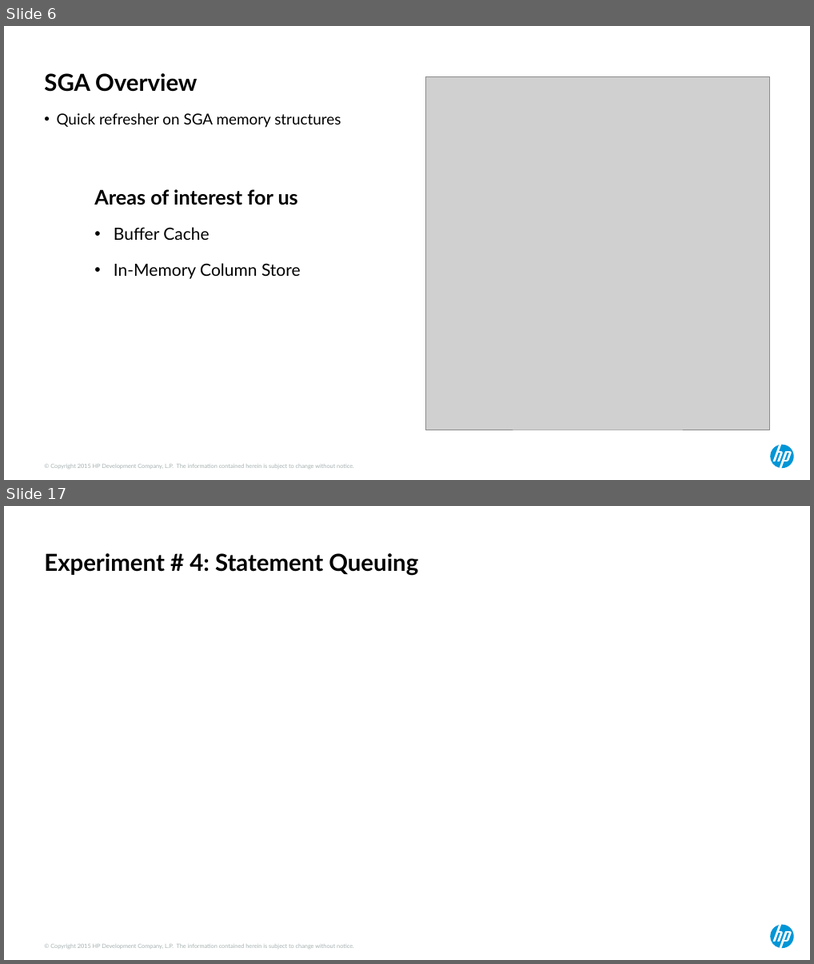
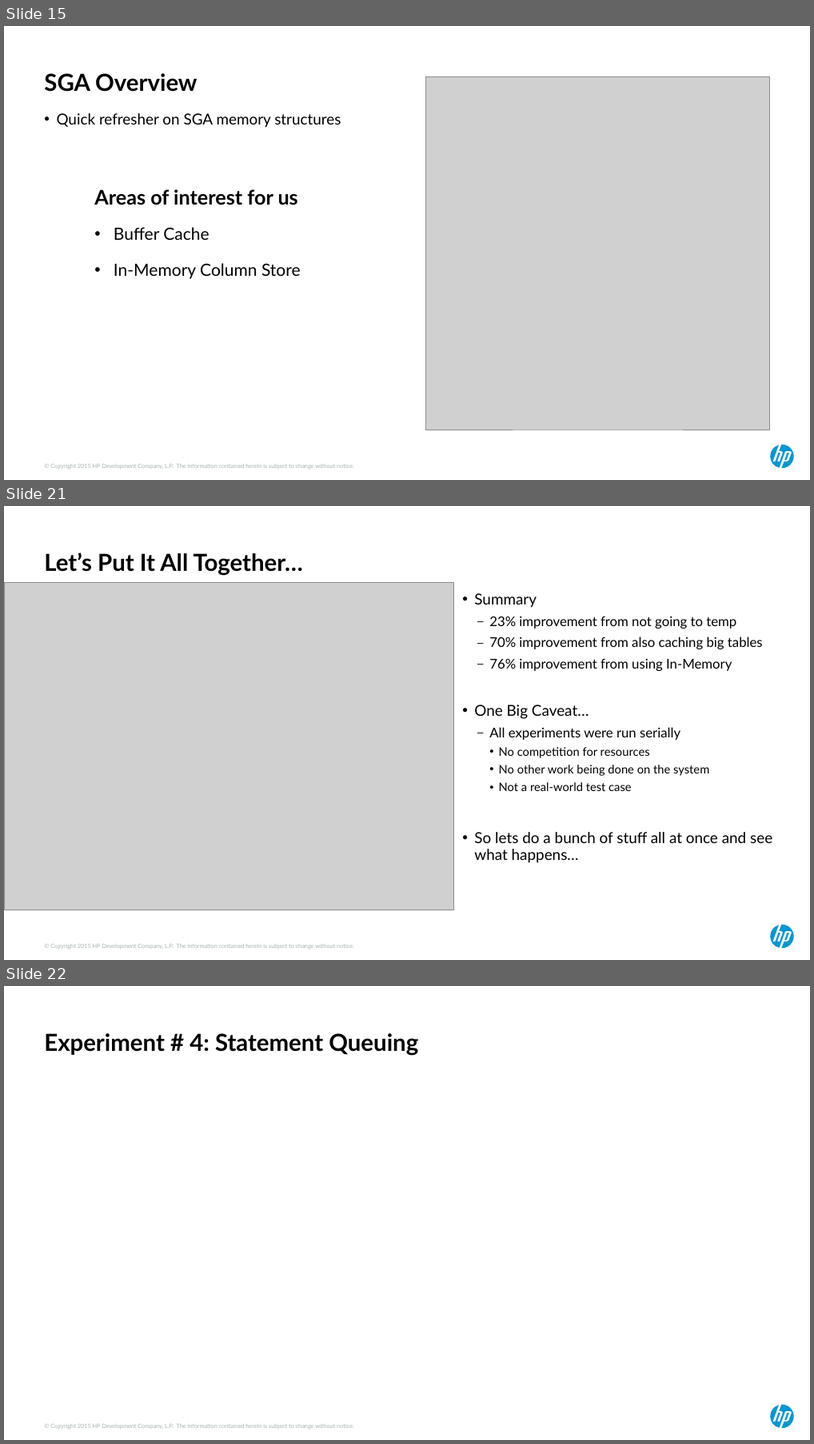
Before and after one commit to ndesilets/Group-13-HP-Big-Data-Analytics, a slide deck: Power Point Files/hotsos_2017 (kirbys inputs).pptx. Shown one above the other, each under a label of ours: slides 6 and 17 before the commit, slides 15, 21 and 22 after it; the slides between them are not shown. The pictures are 814x964 and 814x1444 pixels, drawn with LibreOffice and Linux fonts; fonts in the diff are those of the drawing; grey boxes stand for pictures. Boxes give left, top, right and bottom in pixels: in the first picture for what was removed or moved away, otherwise in the second. Text is boxed around its words. In the diff, an @@ line names an element or a change of style, - is before the commit and + after.

```diff
--- a/Power Point Files/hotsos_2017 (kirbys inputs).pptx
+++ b/Power Point Files/hotsos_2017 (kirbys inputs).pptx
@@ slide 21 added at [4,506,810,960], background #FFFFFF; not listed: 2 template elements that a slide beside it also shows @@
@@ title added at [44,552,303,576], 28 pt, text #000000, bold @@
+Let’s Put It All Together…
@@ picture added at [4,583,454,909] @@
@@ text added at [474,593,773,863], 16 pt, text #000000 @@
+• Summary
+  – 23% improvement from not going to temp
+  – 70% improvement from also caching big tables
+  – 76% improvement from using In-Memory
+• One Big Caveat…
+  – All experiments were run serially
+    • No competition for resources
+    • No other work being done on the system
+    • Not a real-world test case
+• So lets do a bunch of stuff all at once and see what happens…
@@ what was slide 6 is now slide 15 @@
@@ what was slide 17 is now slide 22 @@
```
Also in this commit, not shown: 10 slides changed, 9 other slides added, 2 slides removed, 4 other files.
